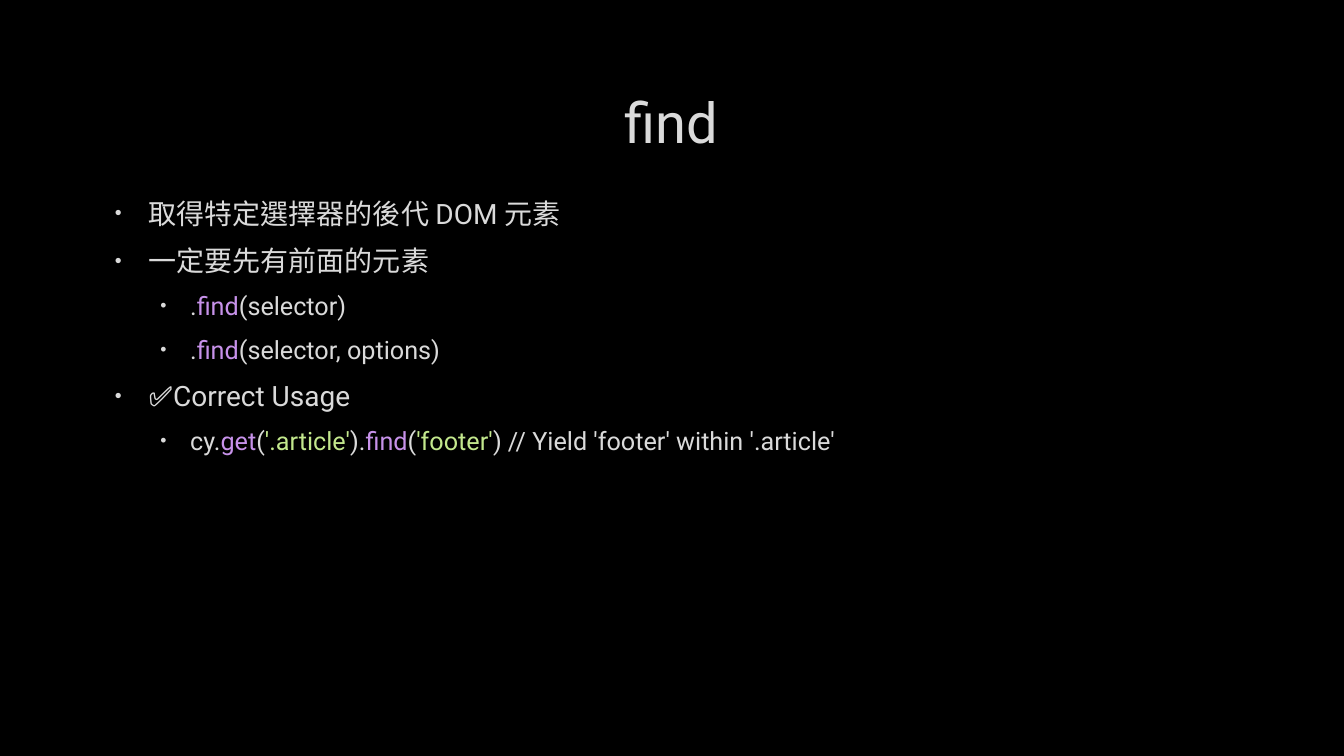
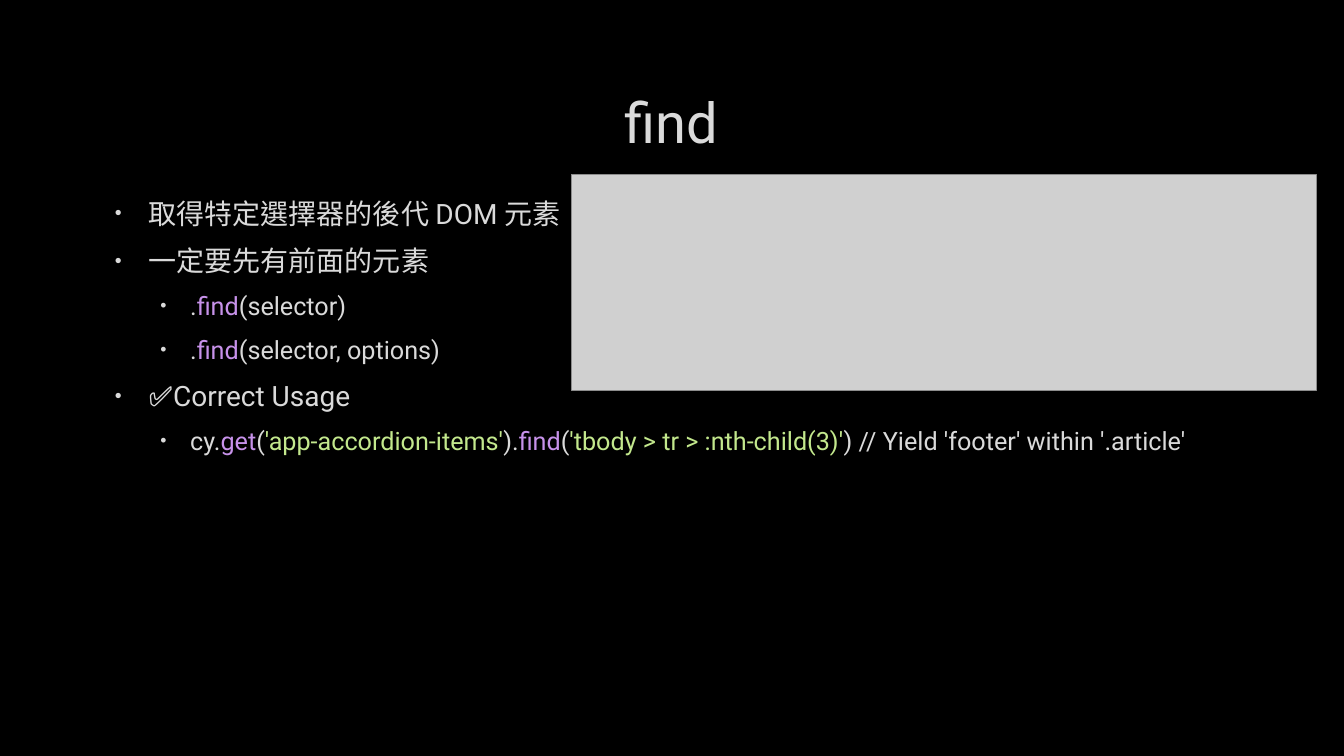
Before and after one commit to kodakjerec/showMySelf, a slide deck: slide 14 of docs/cypress練習.pptx (slide 10 before the commit). Drawn at 1344x756 pixels with LibreOffice and Linux fonts; fonts in the diff are those of the drawing; grey boxes stand for pictures; background and template pictures are left out. Boxes give left, top, right and bottom in pixels: in the first picture for what was removed or moved away, otherwise in the second. Text is boxed around its words. In the diff, an @@ line names an element or a change of style, - is before the commit and + after.

```diff
--- a/docs/cypress練習.pptx
+++ b/docs/cypress練習.pptx
@@ picture added at (572, 174, 1317, 391) @@
@@ text at (190, 430, 1185, 456): text changed; text colour #DADADA to #C3E88D @@
-  • cy.get('.article').find('footer') // Yield 'footer' within '.article'
+  • cy.get('app-accordion-items').find('tbody > tr > :nth-child(3)') // Yield 'footer' within '.article'
```
Also in this commit, not shown: 6 other slides changed, 4 slides added.
